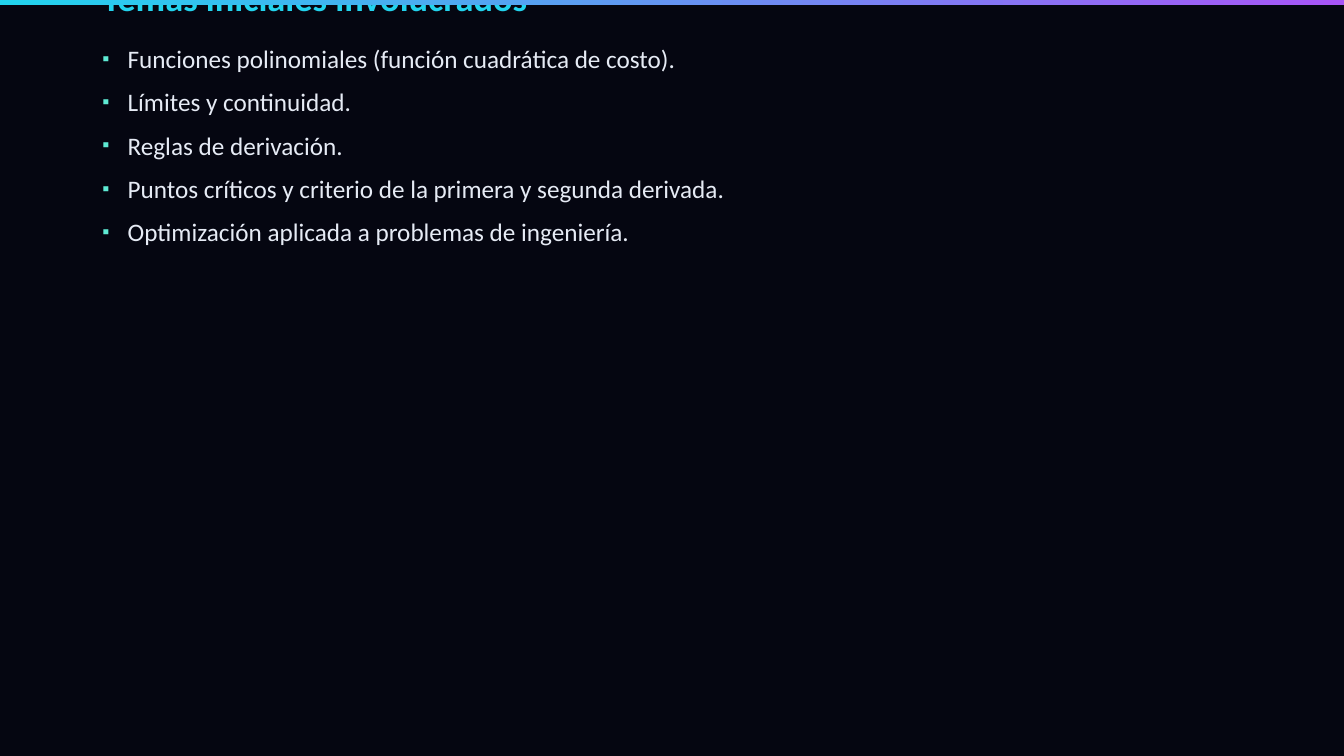
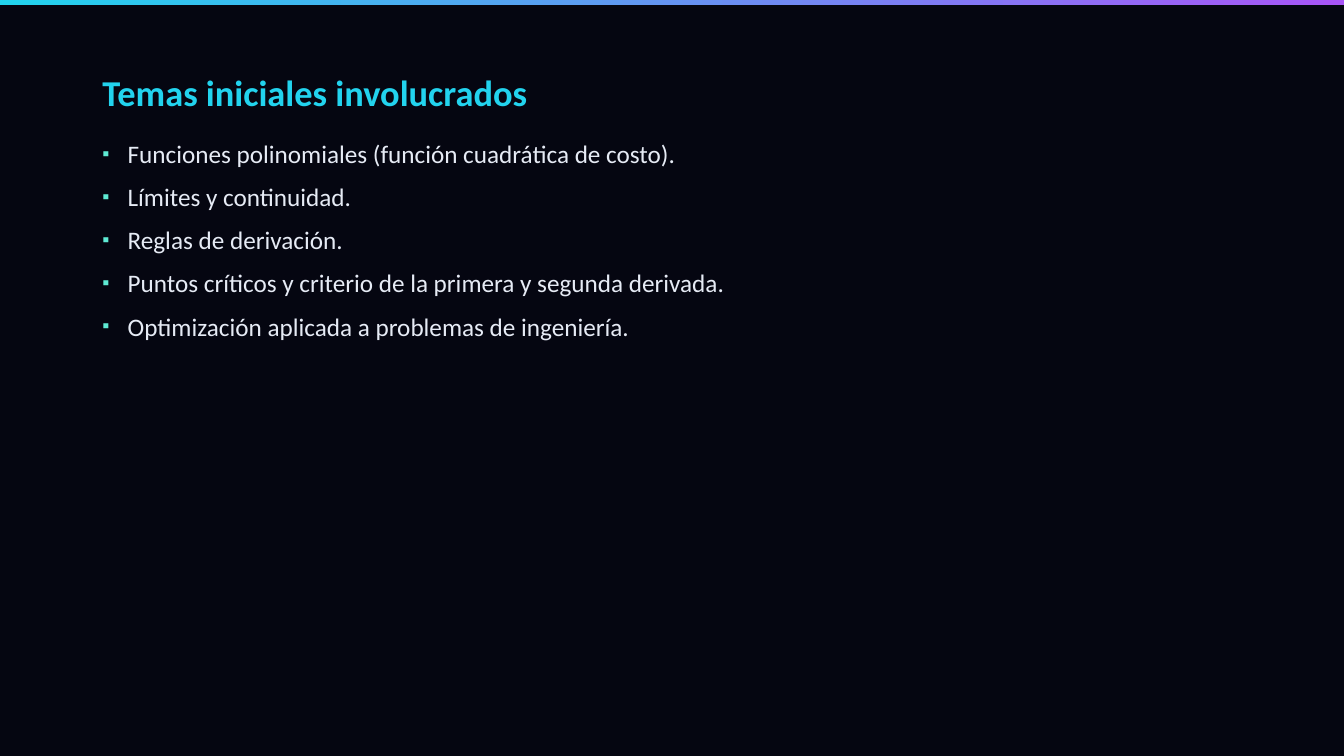
Before and after one commit to acarrascov/proyecto-calculo-optimizacion-cloud, a slide deck: slide 5 of Presentación Proyecto.pptx. Drawn at 1344x756 pixels with LibreOffice and Linux fonts; fonts in the diff are those of the drawing. Boxes give left, top, right and bottom in pixels: in the first picture for what was removed or moved away, otherwise in the second. Text is boxed around its words. In the diff, an @@ line names an element or a change of style, - is before the commit and + after.

```diff
--- a/Presentación Proyecto.pptx
+++ b/Presentación Proyecto.pptx
@@ title "Temas iniciales involucrados" rewrapped from [102,0,724,246] to [102,80,724,341] @@
```
Also in this commit, not shown: 4 other slides changed, 2 other files.
